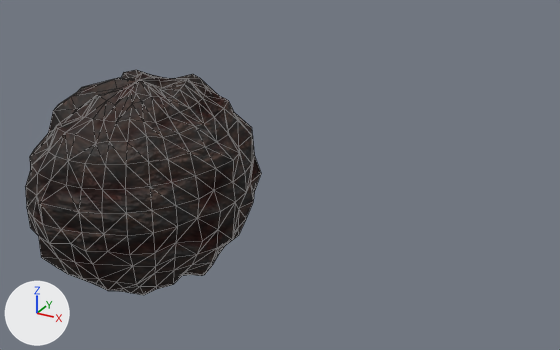
One commit to the Blender file assets/Models/meteor.blend: the scene before it, then after it.
Before and after are seen from a 50 mm lens placed at (4.42, -5.37, 3.05), pointed at (1.3, 0.3, 0.22). Every picture has the same lights, and +X, +Y and +Z are marked at lower left. Mesh edges are drawn as thin lines.
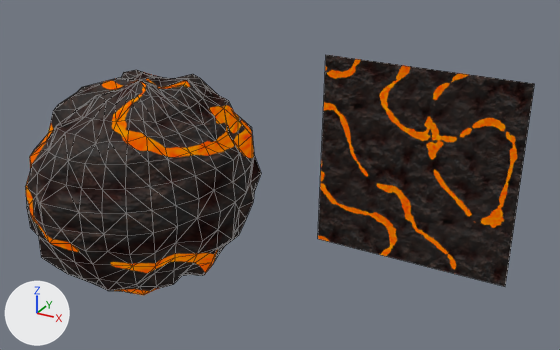
Boxes [x1, y1, x2, y2] around the edits, measured in the pictures (560 x 350 px):
'Sphere', surface changed (grey to orange): [26, 71, 259, 295] in both
'Plane', added: after [318, 55, 534, 287]

The change, as a diff of the scene's bpy script:
```diff
--- a/assets/Models/meteor.blend.py
+++ b/assets/Models/meteor.blend.py
@@ img_meteor_flame_normal_png @@
+img_meteor_flame_normal_png = load_image('meteor-flame-normal.png', 'meteor-flame-normal.png', 1024, 1024, 'sRGB')
@@ img_meteor_flame_glow_png @@
+img_meteor_flame_glow_png = load_image('meteor-flame-glow.png', 'meteor-flame-glow.png', 1024, 1024, 'sRGB')
@@ img_meteor_flame_diffuse_png @@
+img_meteor_flame_diffuse_png = load_image('meteor-flame-diffuse.png', 'meteor-flame-diffuse.png', 1024, 1024, 'sRGB')
@@ mat_image_material @@
 mat_image_material = bpy.data.materials.new('image-material')
-# nodes: BsdfPrincipled, NormalMap, OutputMaterial, TexImage x2
-# uses the picture img_meteor_diffuse_png
-# uses the picture img_meteor_normal_png
+# nodes: BsdfPrincipled, NormalMap, OutputMaterial, TexImage x3
+# uses the picture img_meteor_flame_diffuse_png
+# uses the picture img_meteor_flame_glow_png
+# uses the picture img_meteor_flame_normal_png
@@ me_plane @@
+me_plane.from_pydata(...)  # 4 vertices, 1 face; spans x -1.0..1.0, y -1.0..1.0, z 0.0
+me_plane.materials.append(mat_image_material)
@@ ob_plane @@
+ob_plane = bpy.data.objects.new('Plane', me_plane)
+ob_plane.location = (2.223, 1.323, 0.077)
+ob_plane.rotation_euler = (1.527, 0.0, 0.0)  # degrees (87, 0, 0)
```
